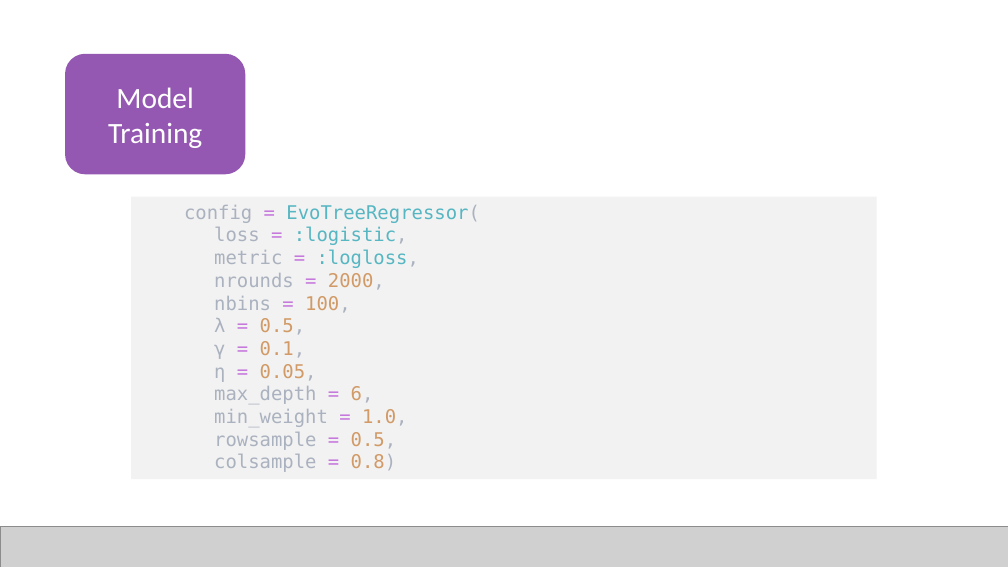
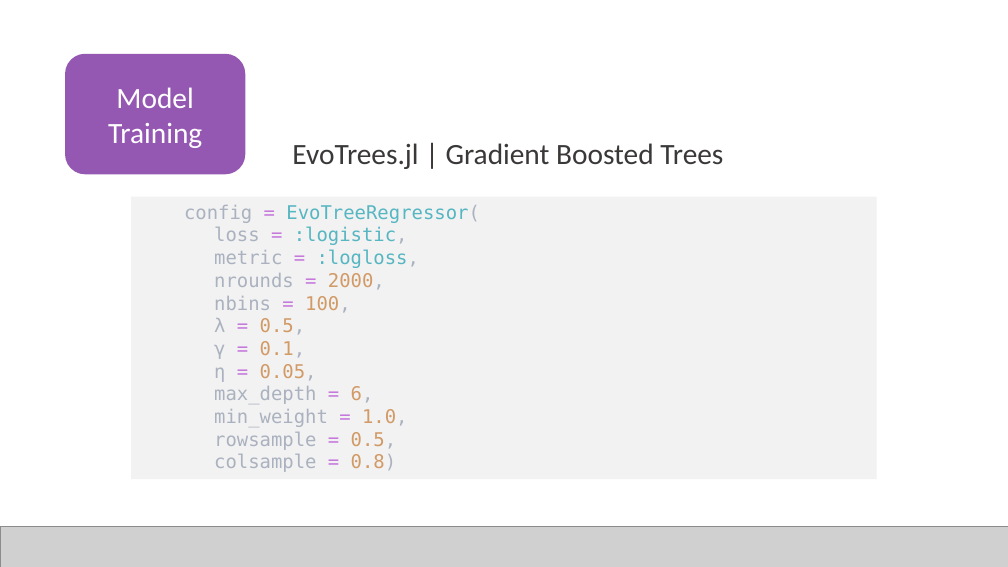
Before and after one commit to JuliaComputing/ScoringEngineDemo.jl, a slide deck: slide 10 of webinar-2022-02-15.pptx. Drawn at 1008x567 pixels with LibreOffice and Linux fonts; fonts in the diff are those of the drawing; grey boxes stand for pictures. Boxes give left, top, right and bottom in pixels: in the first picture for what was removed or moved away, otherwise in the second. Text is boxed around its words. In the diff, an @@ line names an element or a change of style, - is before the commit and + after.

```diff
--- a/webinar-2022-02-15.pptx
+++ b/webinar-2022-02-15.pptx
@@ text added at box(292, 143, 723, 169), 28 pt, text #3B3838 @@
+EvoTrees.jl | Gradient Boosted Trees
```
Also in this commit, not shown: 5 other slides changed, 2 other files.
